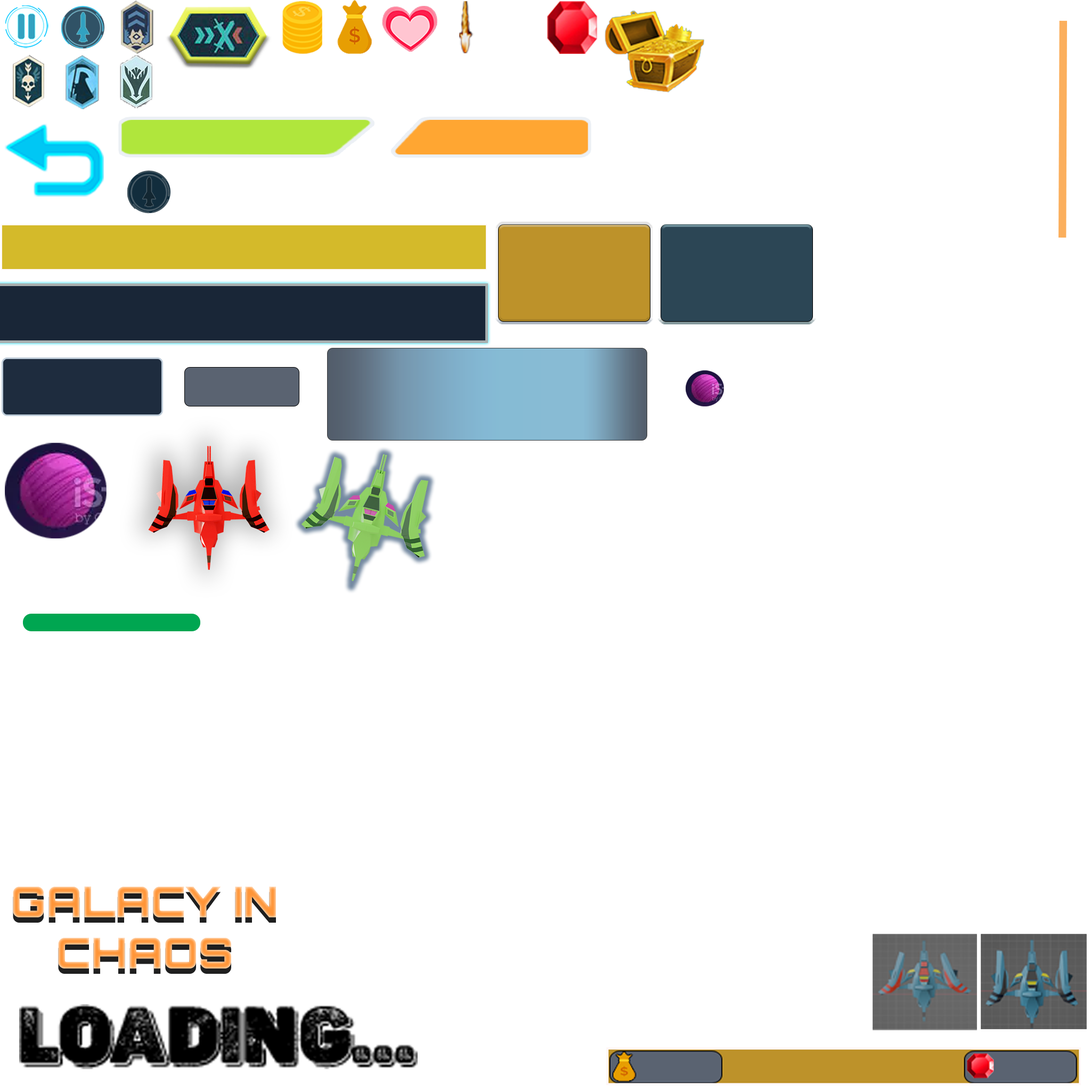
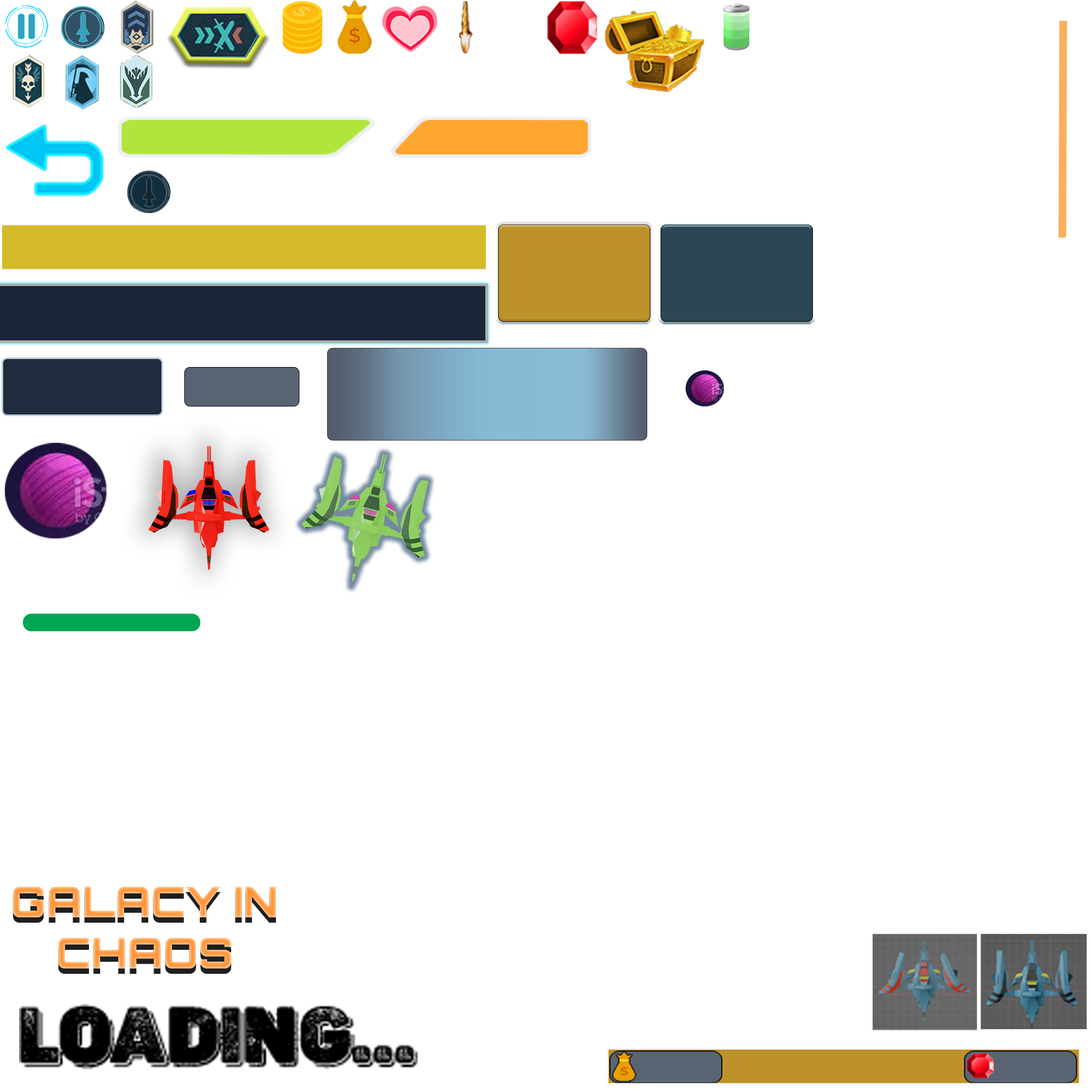
Layered file, before and after one edit (1091x1091). Changes by layer:
added layer "Layer 13" above "BG" over [723, 3, 750, 51]
